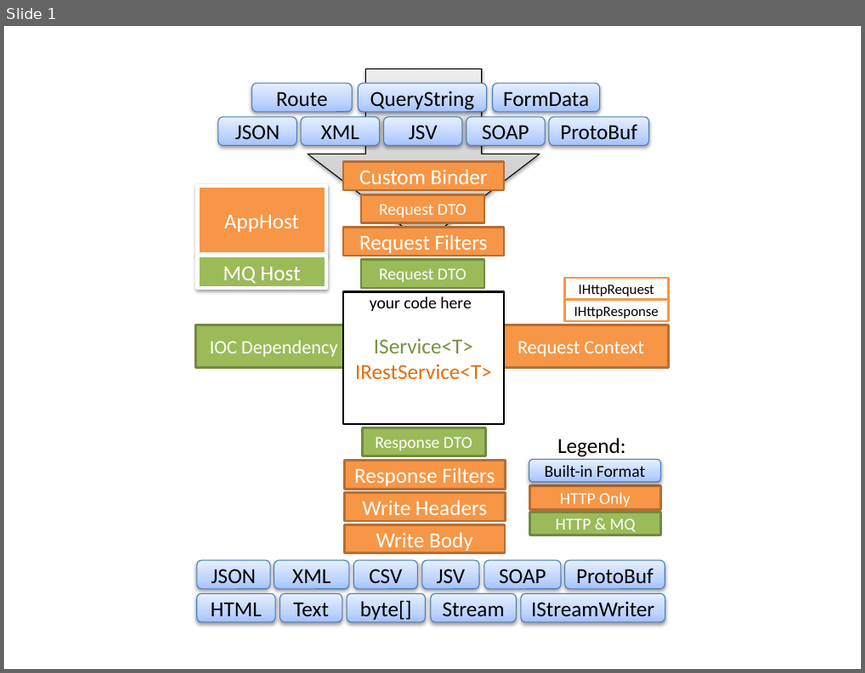
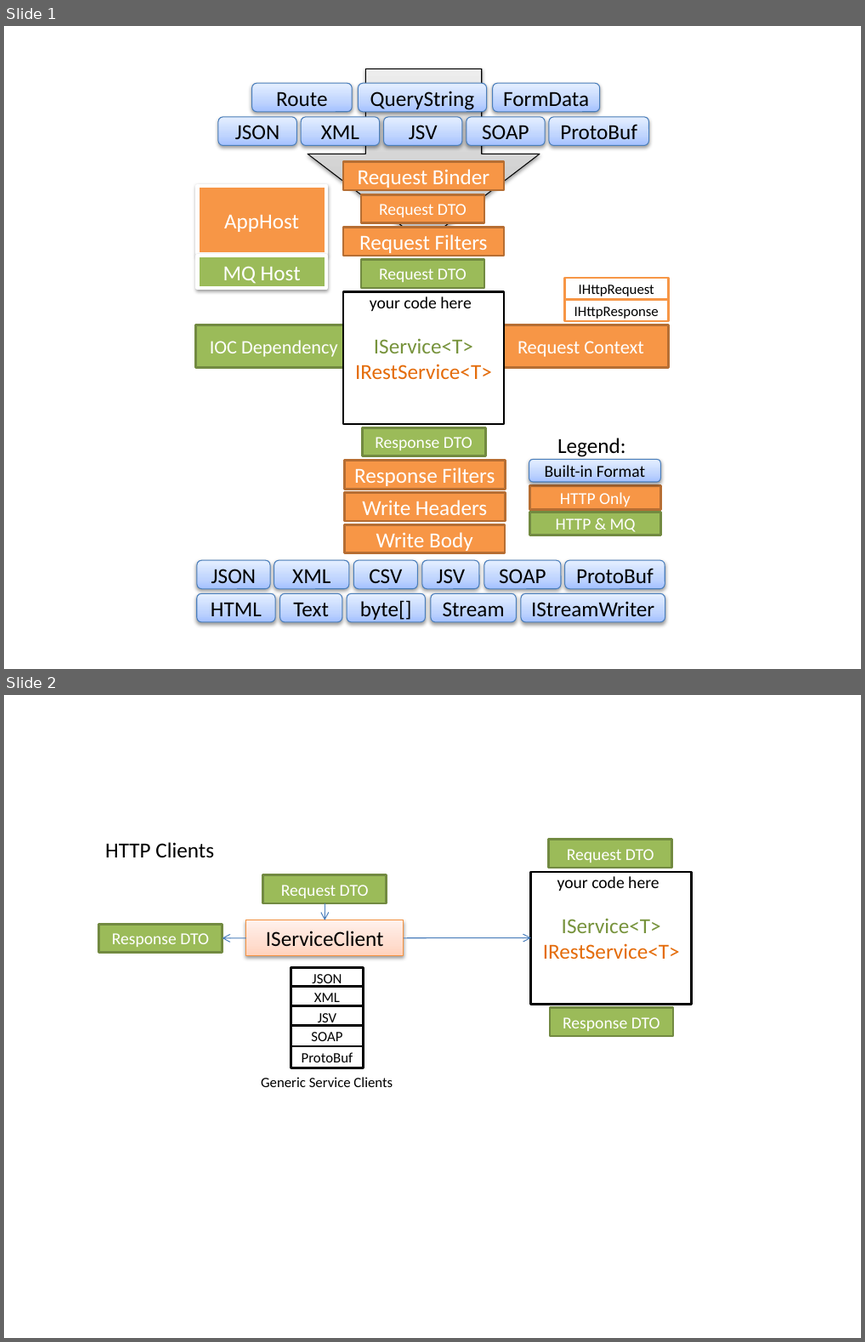
Before and after one commit to ServiceStack/ServiceStack.Extras, a slide deck: html/files/servicestack-architecture-tree.pptx. Shown one above the other, each under a label of ours: slide 1 before the commit, slides 1 and 2 after it. The pictures are 865x673 and 865x1342 pixels, drawn with LibreOffice and Linux fonts; fonts in the diff are those of the drawing. Boxes give left, top, right and bottom in pixels: in the first picture for what was removed or moved away, otherwise in the second. Text is boxed around its words. In the diff, an @@ line names an element or a change of style, - is before the commit and + after.

```diff
--- a/html/files/servicestack-architecture-tree.pptx
+++ b/html/files/servicestack-architecture-tree.pptx
@@ slide 2 added at box(4, 695, 861, 1338), background #FFFFFF @@
@@ text added at box(105, 842, 214, 857), 18 pt, text #000000 @@
+HTTP Clients
@@ rectangle added at box(549, 839, 672, 868), fill #9BBB59, outline #738A42 2 pt, 14 pt, text #FFFFFF @@
+Request DTO
@@ rectangle added at box(531, 872, 691, 1004), fill #FFFFFF, outline #000000 2 pt, 18 pt, text #E46C0A @@
+IService<T>
+IRestService<T>
@@ rectangle added at box(262, 875, 386, 903), fill #9BBB59, outline #738A42 2 pt, 14 pt, text #FFFFFF @@
+Request DTO
@@ text added at box(557, 876, 658, 891), 14 pt, text #000000 @@
+your code here
@@ rectangle added at box(99, 924, 222, 952), fill #9BBB59, outline #738A42 2 pt, 14 pt, text #FFFFFF @@
+Response DTO
@@ rectangle added at box(246, 920, 404, 956), fill gradient #FFD2BD to #FFDED0 to #FFF2ED, outline #F69240 0.75 pt, 18 pt, text #000000 @@
+IServiceClient
@@ arrow added from (324, 903) to (324, 920), #4B7EBC 0.75 pt @@
@@ arrow added from (246, 938) to (222, 938), #4B7EBC 0.75 pt @@
@@ arrow added from (404, 938) to (531, 937), #4B7EBC 0.75 pt @@
@@ rectangle added at box(291, 968, 363, 989), fill #FFFFFF, outline #000000 2 pt, 12 pt, text #000000 @@
+JSON
@@ rectangle added at box(291, 987, 363, 1008), fill #FFFFFF, outline #000000 2 pt, 12 pt, text #000000 @@
+XML
@@ rectangle added at box(291, 1006, 363, 1027), fill #FFFFFF, outline #000000 2 pt, 12 pt, text #000000 @@
+JSV
@@ rectangle added at box(291, 1025, 363, 1046), fill #FFFFFF, outline #000000 2 pt, 12 pt, text #000000 @@
+SOAP
@@ rectangle added at box(550, 1008, 673, 1036), fill #9BBB59, outline #738A42 2 pt, 14 pt, text #FFFFFF @@
+Response DTO
@@ rectangle added at box(291, 1046, 363, 1067), fill #FFFFFF, outline #000000 2 pt, 12 pt, text #000000 @@
+ProtoBuf
@@ text added at box(261, 1077, 392, 1087), 12 pt, text #000000 @@
+Generic Service Clients
@@ slide 1 changed as well @@
@@ text in rectangle at box(358, 169, 489, 188): text changed @@
-Custom Binder
+Request Binder
```
Also in this commit, not shown: 1 other slide added, 3 other files.
